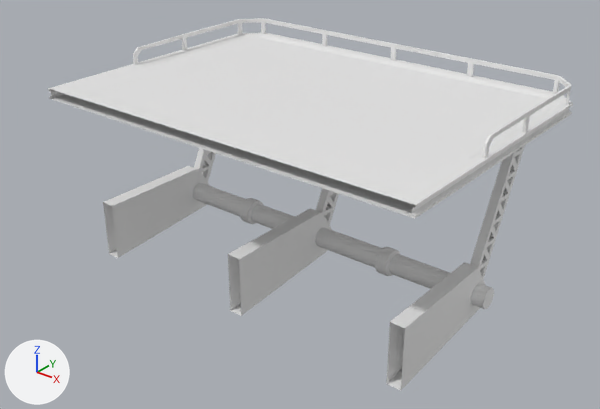
An edit to the FBX model Assets/Goat/Models/Environmental/LandingPlatform.fbx, drawn before and after from the same camera.
Camera for both pictures: a 50 mm lens placed at (45.1, -62.2, 25.2), pointed at (0.5, -6.4, -9.4). Every picture has the same lights, and +X, +Y and +Z are marked at lower left. Where no turn or scale is listed for an object, it has been applied to the vertices.
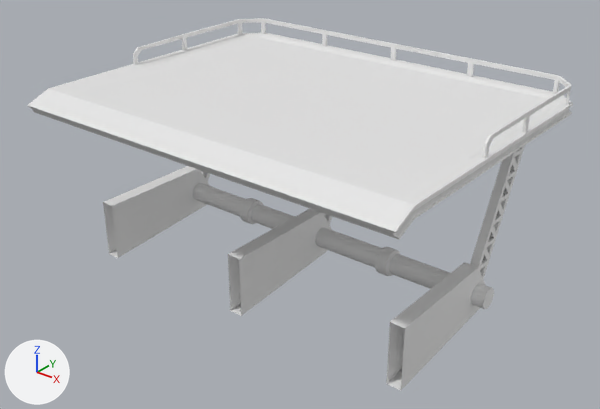
Edits to the bpy script that builds the scene:
```text
Change me_plane:
    used by ob_plane; location = (0.0, 0.0, 0.0)
    remove me_plane.from_pydata(...)  # 678 vertices, 736 faces; spans x -20.0..20.0, y -18.5..10.0, z -17.4..2.7
    add me_plane.from_pydata(...)  # 690 vertices, 753 faces; spans x -20.0..20.0, y -21.0..10.0, z -17.4..2.7
    me_plane part 1
    12 vertices are added at x -20.0..20.0, y -21.0..-20.4, z -0.8..0.0
    17 new faces join them
```

Boxes (x1, y1, x2, y2) around the edits, measured in the pictures (600 x 409 px):
'Plane', reshaped
    before: (48, 18, 573, 391)
    after: (27, 18, 573, 391)
part 1 of me_plane, added
    after: (27, 89, 416, 239)
